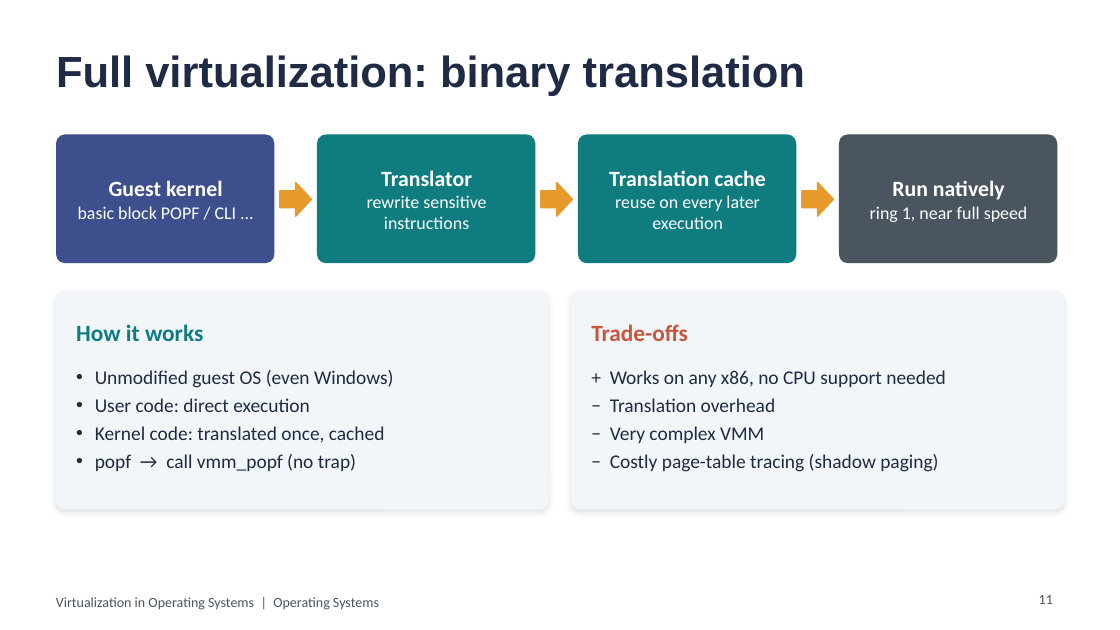
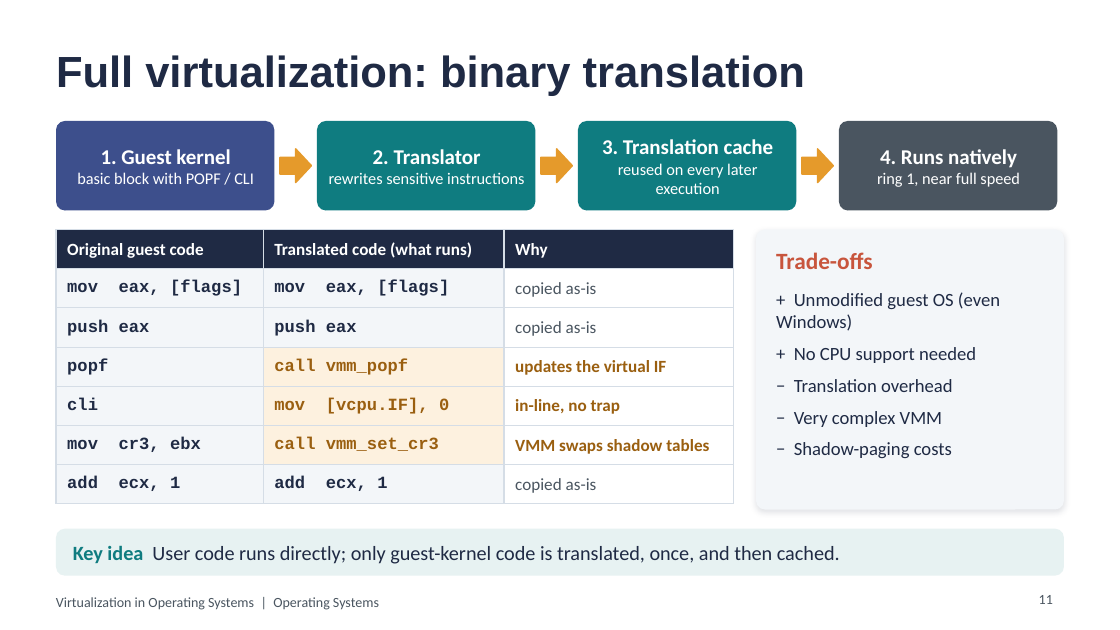
Before and after one commit to aliyassine22/OS-Virtualization, a slide deck: slide 11 of presentation/powerpoint/Virtualization_in_OS.pptx. Drawn at 1120x630 pixels with LibreOffice and Linux fonts; fonts in the diff are those of the drawing. Boxes give left, top, right and bottom in pixels: in the first picture for what was removed or moved away, otherwise in the second. Text is boxed around its words. In the diff, an @@ line names an element or a change of style, - is before the commit and + after.

```diff
--- a/presentation/powerpoint/Virtualization_in_OS.pptx
+++ b/presentation/powerpoint/Virtualization_in_OS.pptx
@@ rounded rectangle: place and size @@
-rounded rectangle at (56, 134, 274, 263)
+rounded rectangle at (56, 121, 274, 211)
@@ text at (77, 149, 254, 184): text changed; size 11.5 to 10.5 pt @@
-Guest kernel
-basic block POPF / CLI ...
+1. Guest kernel
+basic block with POPF / CLI
@@ rounded rectangle: place and size @@
-rounded rectangle at (317, 134, 535, 263)
+rounded rectangle at (317, 121, 535, 211)
@@ text at (329, 149, 524, 184): text changed; size 11.5 to 10.5 pt @@
-Translator
-rewrite sensitive instructions
+2. Translator
+rewrites sensitive instructions
@@ rounded rectangle: place and size @@
-rounded rectangle at (578, 134, 796, 263)
+rounded rectangle at (578, 121, 796, 211)
@@ text at (602, 139, 773, 194): text changed; size 11.5 to 10.5 pt @@
-Translation cache
-reuse on every later execution
+3. Translation cache
+reused on every later execution
@@ 3 right arrows: place and size @@
-3 right arrows at (280, 183, 833, 216)
+3 right arrows at (280, 149, 833, 183)
@@ rounded rectangle: place and size @@
-rounded rectangle at (839, 134, 1057, 263)
+rounded rectangle at (839, 121, 1057, 211)
@@ text "4. Runs natively": place and size @@
-text "4. Runs natively" at (870, 180, 1028, 222)
+text "4. Runs natively" at (877, 149, 1020, 187)
@@ text at (880, 149, 1017, 168): text changed; size 14 to 13.5 pt @@
-Run natively
+4. Runs natively
@@ text at (877, 172, 1020, 187): size 11.5 to 10.5 pt in "ring 1, near full speed" @@
@@ table added at (56, 230, 734, 497), 7 rows, 3 columns @@
+Original guest code | Translated code (what runs) | Why
+mov eax, [flags] | mov eax, [flags] | copied as-is
+push eax | push eax | copied as-is
+popf | call vmm_popf | updates the virtual IF
+cli | mov [vcpu.IF], 0 | in-line, no trap
+mov cr3, ebx | call vmm_set_cr3 | VMM swaps shadow tables
+add ecx, 1 | add ecx, 1 | copied as-is
@@ proportions changed in 5 elements at (56, 121, 274, 211), (317, 121, 535, 211), (578, 121, 796, 211), (839, 121, 1057, 211), (756, 230, 1064, 510) @@
@@ rounded rectangle: place and size @@
-rounded rectangle at (571, 291, 1064, 510)
+rounded rectangle at (756, 230, 1064, 510)
@@ text "Trade-offs": place and size @@
-text "Trade-offs" at (591, 324, 688, 341)
+text "Trade-offs" at (776, 252, 873, 269)
@@ rounded rectangle removed at (56, 291, 549, 510) @@
@@ text at (776, 292, 1000, 363): text changed; size 12.5 to 12 pt @@
-+ Works on any x86, no CPU support needed
++ Unmodified guest OS (even Windows)
++ No CPU support needed
@@ text "+ Unmodified guest OS (even ...": place and size @@
-text "+ Unmodified guest OS (even ..." at (610, 370, 946, 472)
+text "+ Unmodified guest OS (even ..." at (776, 292, 1000, 458)
@@ text removed at (76, 324, 203, 341) @@
-How it works
@@ text removed at (95, 370, 393, 471) @@
-• Unmodified guest OS (even Windows)
-• User code: direct execution
-• Kernel code: translated once, cached
-• popf → call vmm_popf (no trap)
@@ text at (794, 379, 953, 427): size 12.5 to 12 pt in "− Translation overhead", "− Very complex VMM"; more space between paragraphs @@
@@ text at (794, 442, 952, 458): text changed; size 12.5 to 12 pt @@
-− Costly page-table tracing (shadow paging)
+− Shadow-paging costs
@@ rounded rectangle added at (56, 529, 1064, 576), fill #E7F2F2 @@
@@ text added at (73, 545, 840, 564), 13 pt, text #1F2A44 @@
+Key idea User code runs directly; only guest-kernel code is translated, once, and then cached.
```
Also in this commit, not shown: 14 other slides changed, 26 other files.
